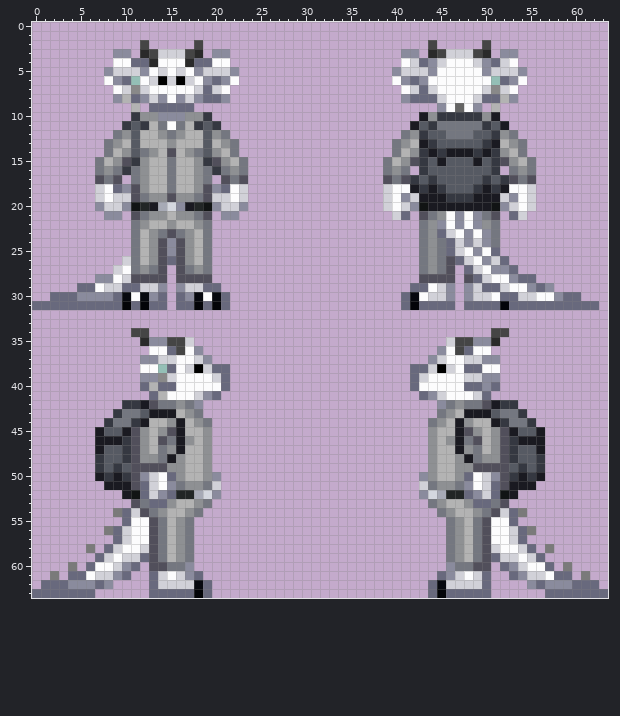
One commit to this pixel-art sprite: code/modules/unit_tests/screenshots/screenshot_humanoids__datum_species_lizard_ashwalker.png. Above: the version before the commit.
The file is 64x64 pixels. Colours within 5 levels of each other are drawn and written as one.
New version:
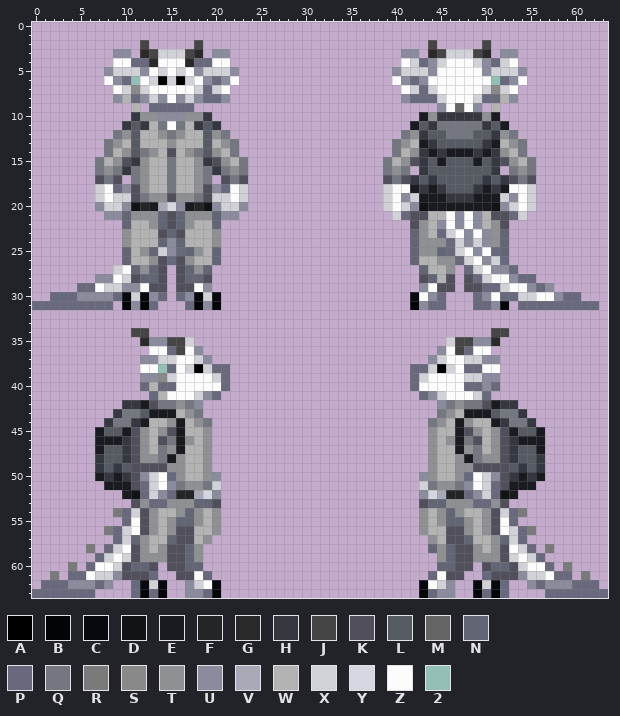
Palette (. is transparent): A #000000  B #030408  C #07090f  D #111414  E #1a1a21  F #222626  G #2a2a2a  H #353841  J #454545  K #514f5b  L #565a63  M #646464  N #626674  P #68697d  Q #747780  R #7a7a7a  S #898989  T #8e9093  U #8a8b9d  V #a7aab6  W #b3b3b3  X #d1d1d8  Y #d4d7df  Z #fcfcfd  2 #94bfb6
Edits made:
Changed rows in their new state; - is an unchanged pixel.
first column x 9:
21 -NTT-NKN-TTN---------------------K-WW----W-K-
22 -NWWTNKNTWWN---------------------KTW-----WTK-
23 -TW-WKNKW-WT---------------------NTW------TN-
24 -TW-WN-NW-WT---------------------NT-T-----TN-
25 -NWTNX-PNTWN---------------------NT-N------N-
26 -NW-------WN---------------------NWWTT-------
27 --N-N---N-N-----------------------NWWT-------
28 ---NN---NN-------------------------NW--------
29 -UUZKK-KKZU.---------------------.U-KK-KK----
30 --X-------X-.-------------------.--UP.-.PU---
31 .-U--.-.--U-.-------------------.-U--.-.--U-.
first column x 10:
53 --T---TTNNK----------------------KNNTT---T--
54 ---TW-TNTWT----------------------TWTNT-WT---
55 --KTWTNNTWT----------------------TWTNNTWTK--
56 --KTWTKKWWT----------------------TWWKKTWTK--
57 -NTWWNKKWT------------------------TWKKNWWTN-
58 -KTWTKKNT-------------------------NTNKKTWTK-
59 -KTTTKKNT--------------------------TNKKTTTK-
60 KNN-.KKNN--------------------------NNKK.-NNK
61 KKK-..KKZP------------------------PZKK..-KKK
62 -PCXC..UXZC----------------------CZXU..CXCP-
63 -PB-B..UU-B----------------------B-UU..B-BP-
Boxes around the changes in both pictures, in picture pixels (x1, y1, x2, y2):
changed: (113, 211, 230, 310)
changed: (401, 211, 518, 310)
changed: (122, 499, 221, 598)
changed: (419, 499, 518, 598)
